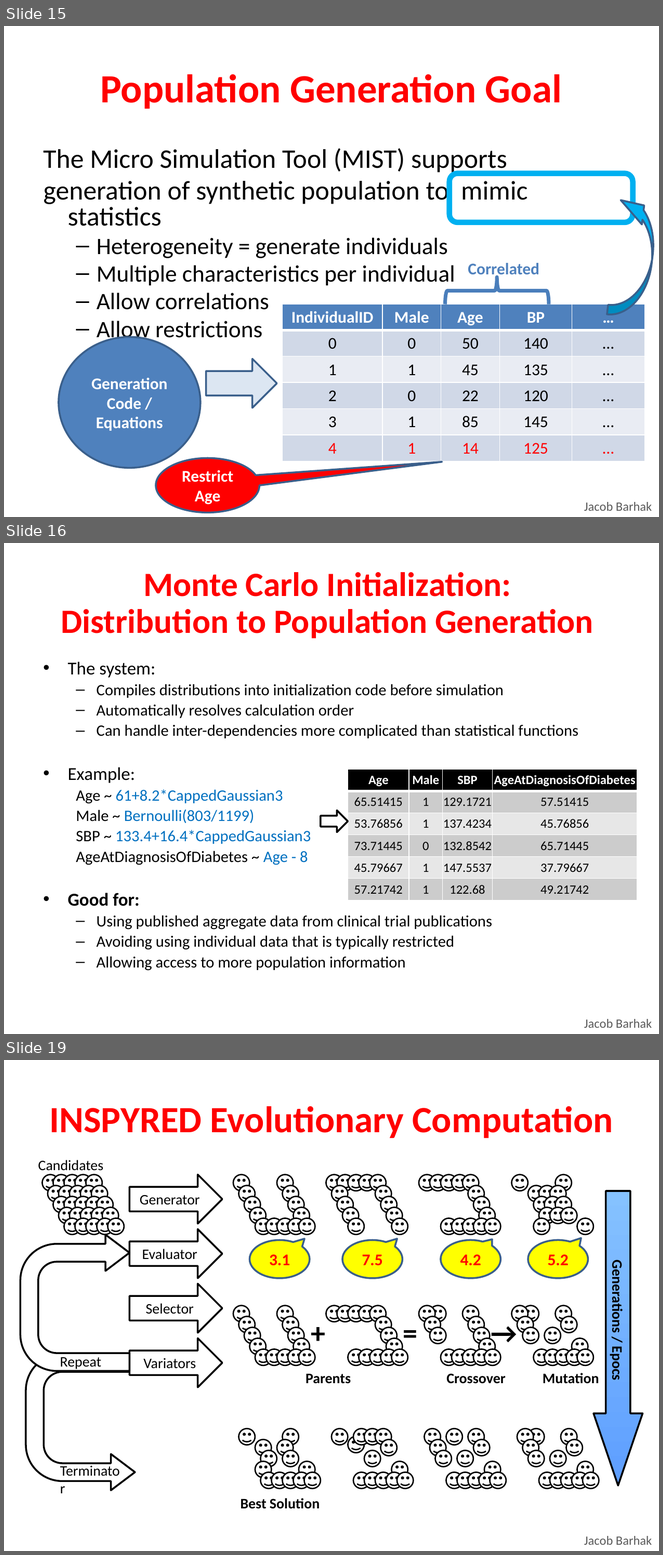
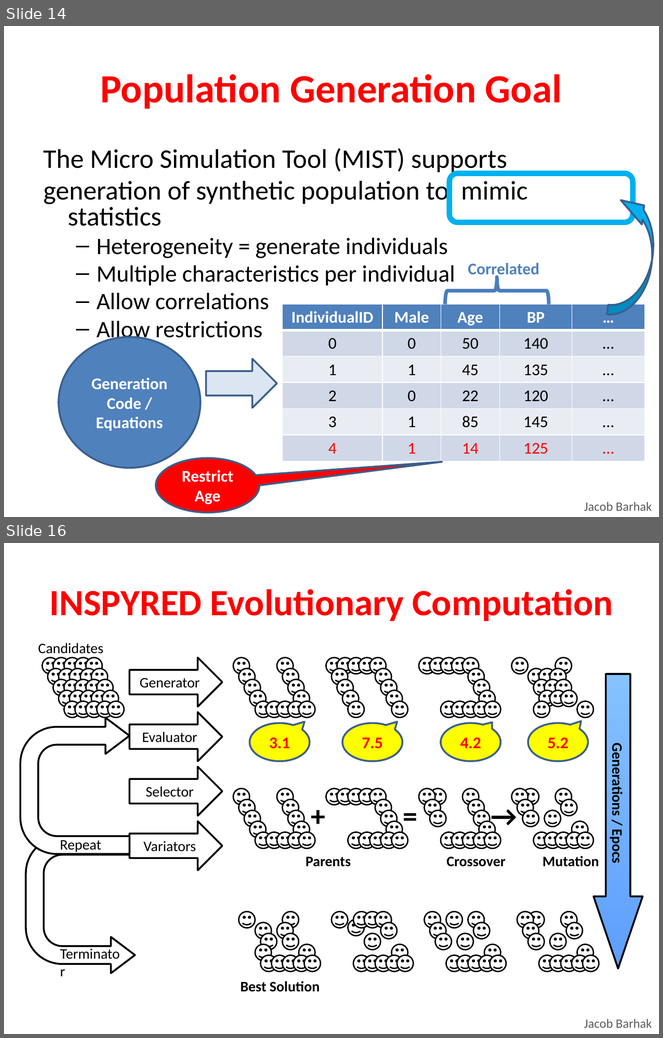
Before and after one commit to Jacob-Barhak/Presentations, a slide deck: MIDAS2021_MIST/MIDAS_Annual_Tutorial_MIST.odp. Shown one above the other, each under a label of ours: slides 15, 16 and 19 before the commit, slides 14 and 16 after it; the slides between them are not shown. The pictures are 663x1555 and 663x1038 pixels, drawn with LibreOffice and Linux fonts; fonts in the diff are those of the drawing. Boxes give left, top, right and bottom in pixels: in the first picture for what was removed or moved away, otherwise in the second. Text is boxed around its words. In the diff, an @@ line names an element or a change of style, - is before the commit and + after.

```diff
--- a/MIDAS2021_MIST/MIDAS_Annual_Tutorial_MIST.odp
+++ b/MIDAS2021_MIST/MIDAS_Annual_Tutorial_MIST.odp
@@ slide 16 removed at <box>4,543,659,1034</box>, background #FFFFFF; not listed: 1 template element that a slide beside it also shows @@
@@ text removed at <box>61,572,594,639</box> @@
-Monte Carlo Initialization:
-Distribution to Population Generation
@@ text removed at <box>68,662,579,971</box> @@
-• The system:
-  – Compiles distributions into initialization code before simulation
-  – Automatically resolves calculation order
-  – Can handle inter-dependencies more complicated than statistical functions
-• Example:
-Age ~ 61+8.2*CappedGaussian3
-Male ~ Bernoulli(803/1199)
-SBP ~ 133.4+16.4*CappedGaussian3
-AgeAtDiagnosisOfDiabetes ~ Age - 8
-• Good for:
-  – Using published aggregate data from clinical trial publications
-  – Avoiding using individual data that is typically restricted
-  – Allowing access to more population information
@@ table removed at <box>348,769,637,896</box>, 6 rows, 4 columns @@
-Age | Male | SBP | AgeAtDiagnosisOfDiabetes
-65.51415 | 1 | 129.1721 | 57.51415
-53.76856 | 1 | 137.4234 | 45.76856
-73.71445 | 0 | 132.8542 | 65.71445
-45.79667 | 1 | 147.5537 | 37.79667
-57.21742 | 1 | 122.68 | 49.21742
@@ right arrow removed at <box>321,810,348,832</box> @@
@@ what was slide 15 is now slide 14 @@
@@ what was slide 19 is now slide 16 @@
```
Also in this commit, not shown: 3 slides changed, 3 other slides removed.
